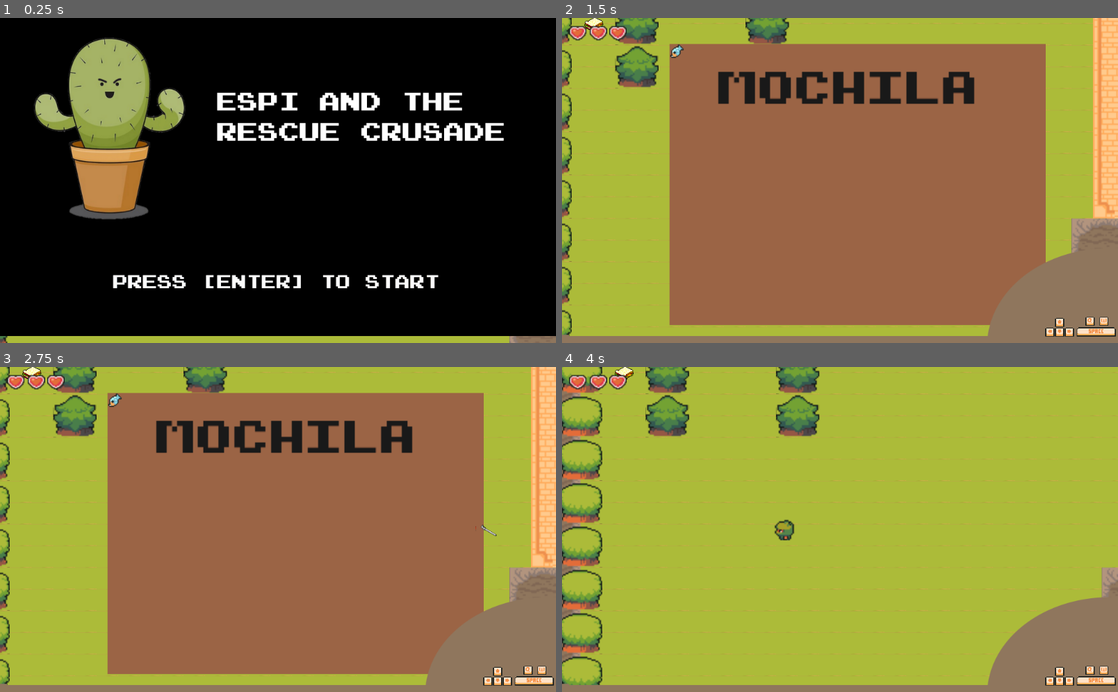
Above: before the commit, frames 1-4 (two rows, left to right).
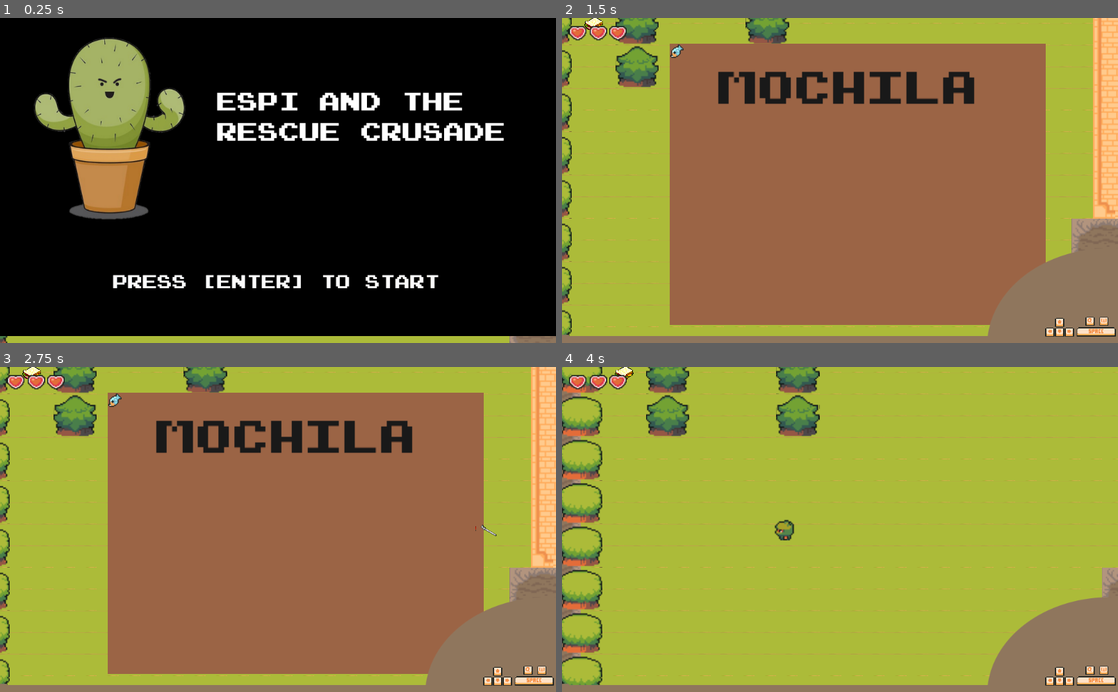
Above: after the commit, the same moments.

Repository: 12-cactus/espi-and-the-rescue-crusade
Game: Godot game, scene res://Main.tscn
The game is run twice, just before and just after one commit, with the same random seed, the same clock (stepped at 60 frames per second) and the same inputs.
Inputs:
- Up to frame 1 (0.25 s): no input
- Up to frame 2 (1.5 s): tap Enter (start) at 0.5 s; hold Right (right) 0.53-1.28 s; tap W (bag) at 0.6 s; tap R (restart) at 1.25 s; hold Down (down) from 1.28 s (still down); tap Q (continue_dialog) at 1.35 s
- Up to frame 3 (2.75 s): tap Enter (start) at 2 s; release Down (down) at 2.03 s; hold Right (right) from 2.03 s (still down); tap Space (fire) at 2.1 s
- Up to frame 4 (4 s): tap Q (continue_dialog) at 2.75 s; release Right (right) at 2.78 s; hold Up (up) 2.78-3.53 s; tap Enter (start) at 2.85 s; tap R (restart) at 3.5 s; hold Left (left) from 3.53 s (still down); tap W (bag) at 3.6 s

The runs differ from the first frame. In frame 1, less than 0.1% of the frame differs, in the area x 1-2%, y 99-100%; in frame 2, 0.2%; in frame 3, 0.3%, in the area x 0-100%, y 0-96%; in frame 4, 0.1%.

Commit message:
:gear: setting windows strech

Diff:
--- a/project.godot
+++ b/project.godot
@@ -26,7 +26,12 @@
 
 [display]
 
-window/size/resizable=false
+window/stretch/mode="2d"
+window/stretch/aspect="keep"
+
+[global]
+
+Stretch=false
 
 [input]
 
Not shown, changed: export_presets.cfg
Not shown, changed: .gitignore
